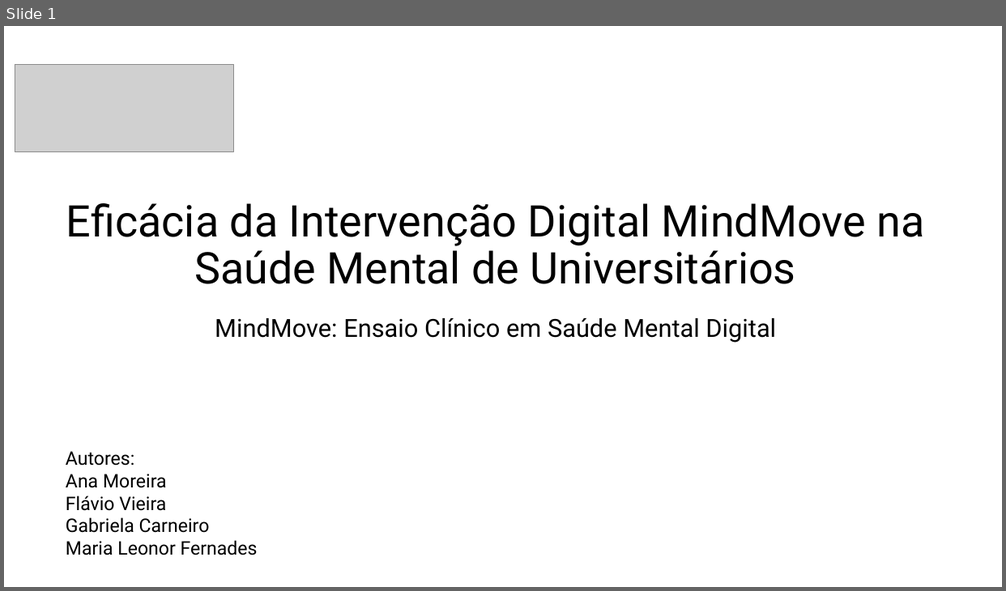
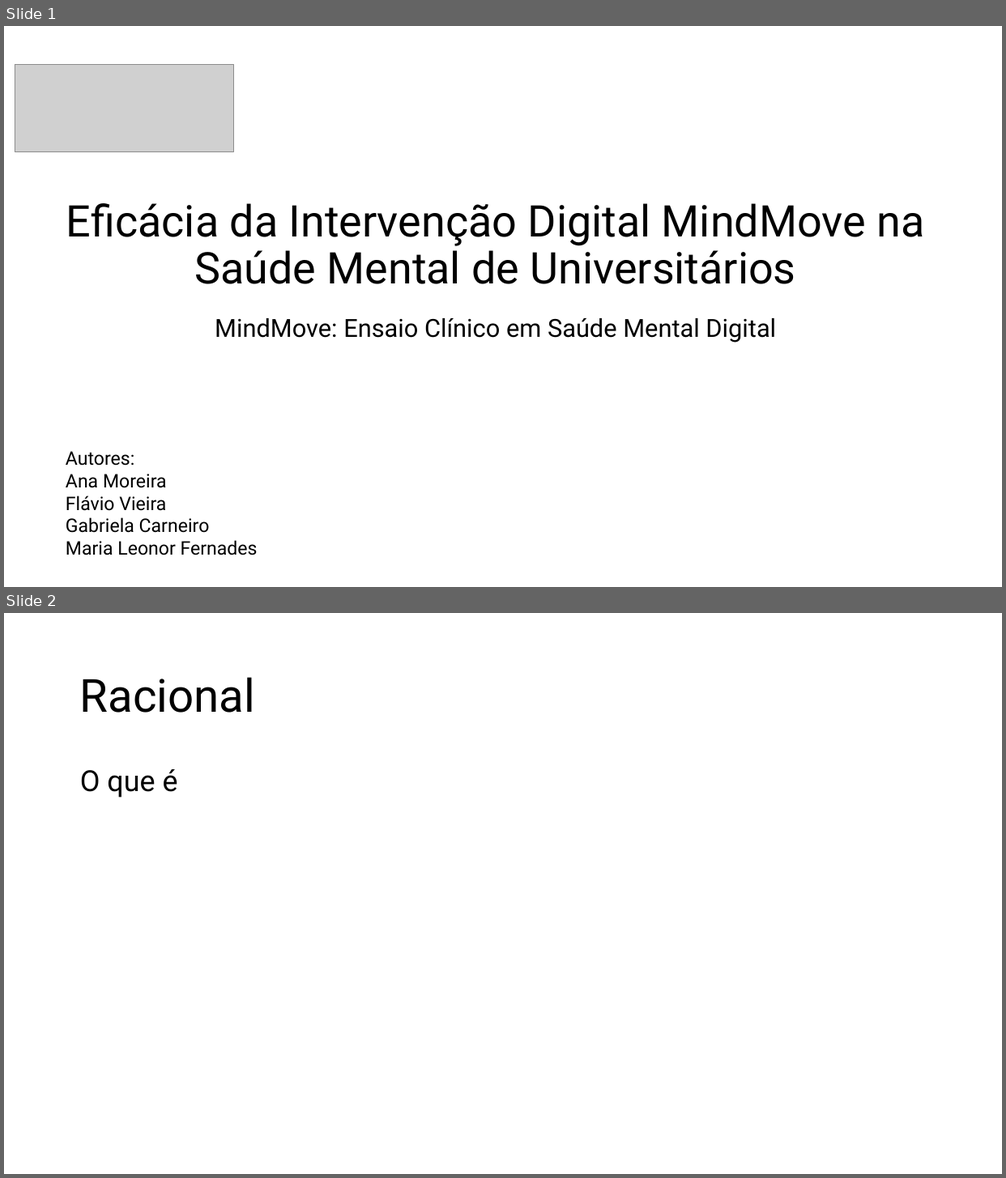
Before and after one commit to sofiawxys/Projeto_FerramentasProdutividade_G_2_E3, a slide deck: projeto_fp_tp10.pptx. Shown one above the other, each under a label of ours: slide 1 before the commit, slides 1 and 2 after it. The pictures are 1006x591 and 1006x1178 pixels, drawn with LibreOffice and Linux fonts; fonts in the diff are those of the drawing; grey boxes stand for pictures; background and template pictures are left out. Boxes give left, top, right and bottom in pixels: in the first picture for what was removed or moved away, otherwise in the second. Text is boxed around its words. In the diff, an @@ line names an element or a change of style, - is before the commit and + after.

```diff
--- a/projeto_fp_tp10.pptx
+++ b/projeto_fp_tp10.pptx
@@ slide 2 added at box(4, 613, 1002, 1174), background #FFFFFF @@
@@ title added at box(80, 677, 255, 713), 44 pt, text #000000 @@
+Racional
@@ text added at box(80, 769, 178, 798), 28 pt, text #000000 @@
+O que é
```
Also in this commit, not shown: 8 other slides added.
